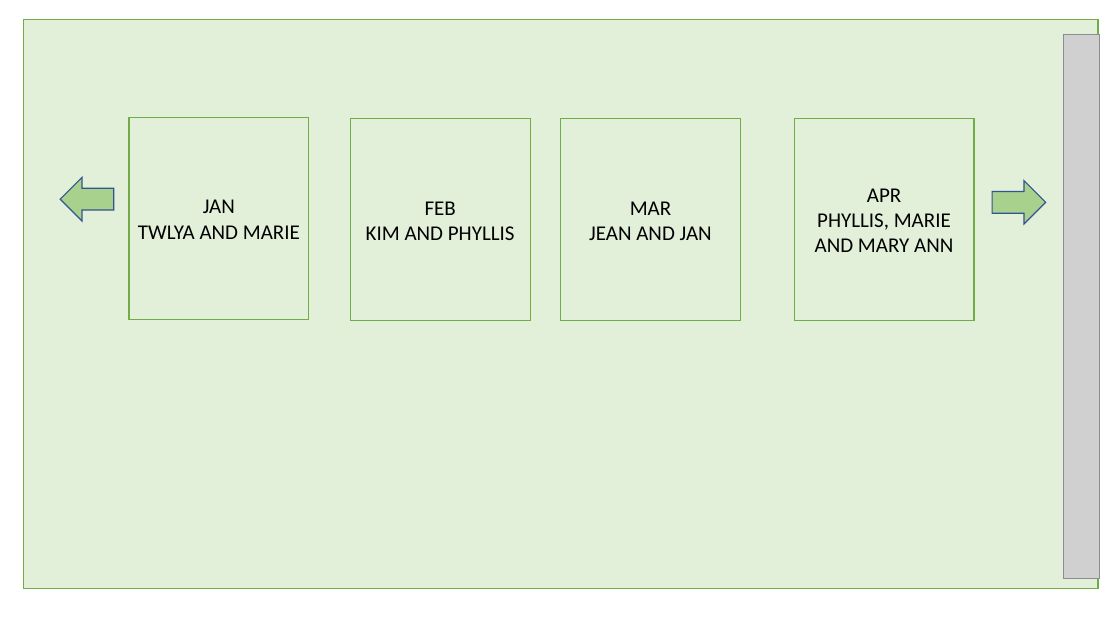
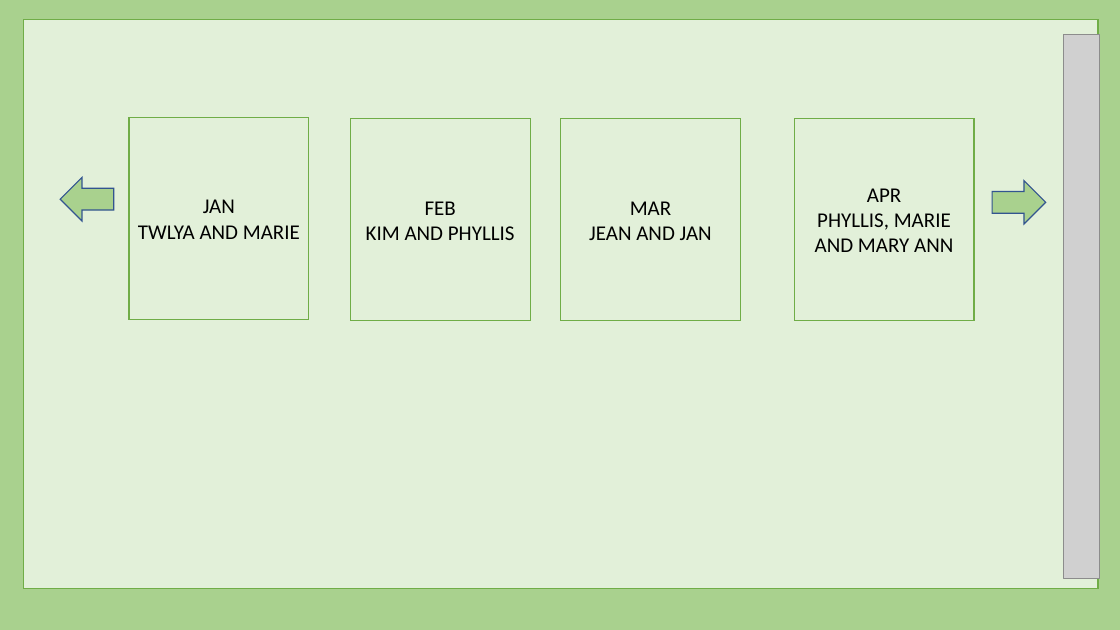
Before and after one commit to harishvavilala/Betterhappo, a slide deck: slide 7 of Powerpoints/BannerManagment.pptx. Drawn at 1120x630 pixels with LibreOffice and Linux fonts; fonts in the diff are those of the drawing; grey boxes stand for pictures. Boxes give left, top, right and bottom in pixels: in the first picture for what was removed or moved away, otherwise in the second. Text is boxed around its words. In the diff, an @@ line names an element or a change of style, - is before the commit and + after.

```diff
--- a/Powerpoints/BannerManagment.pptx
+++ b/Powerpoints/BannerManagment.pptx
@@ background #FFFFFF to #A9D18E @@
```
Also in this commit, not shown: 2 other slides changed, 1 slide added.
